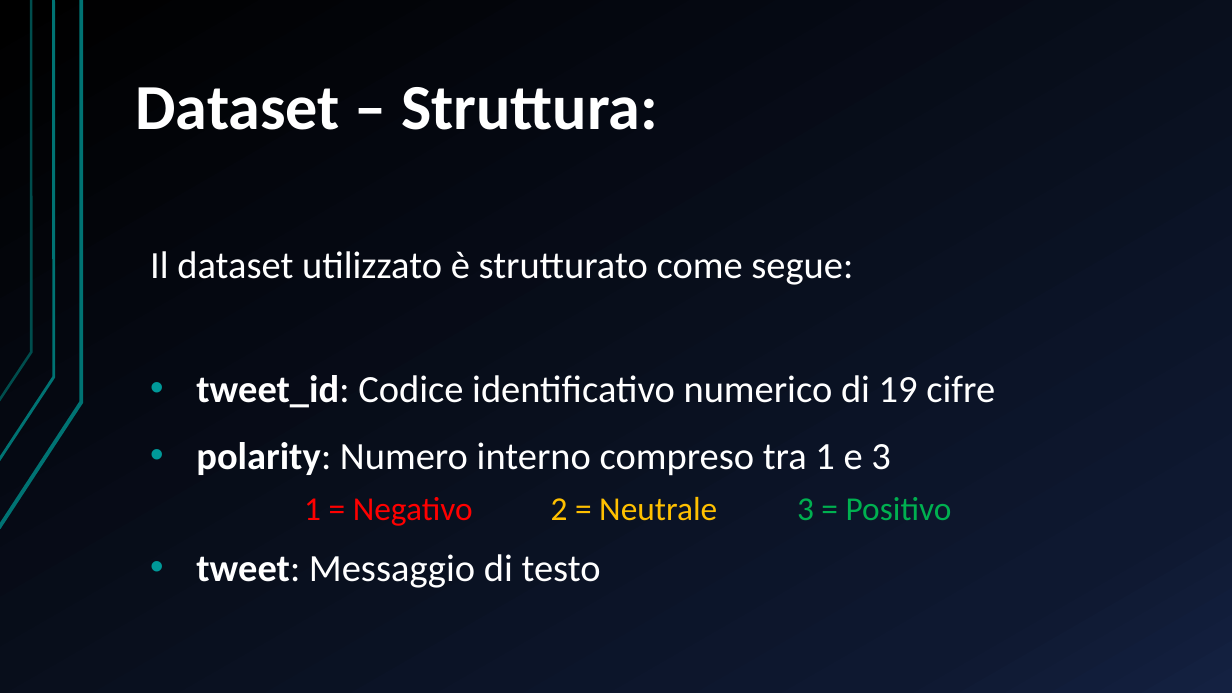
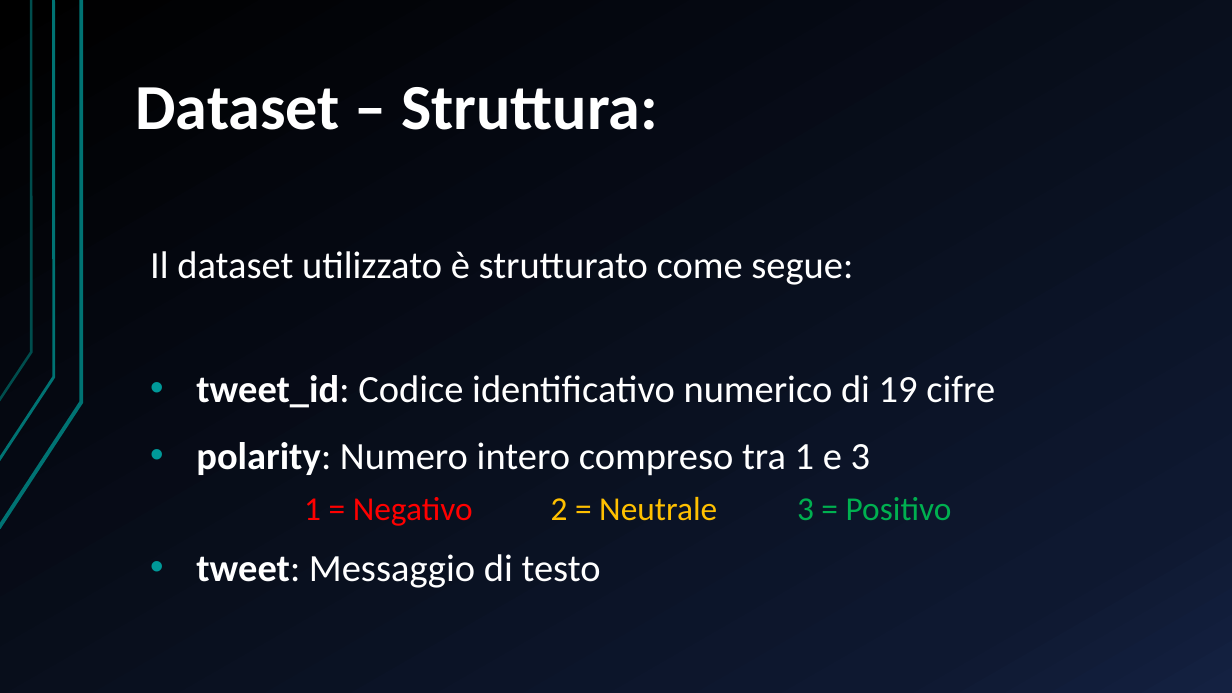
Before and after one commit to DanieleCampopiano/Semantic-Intelligence, a slide deck: slide 11 of Presentazione/Presentazione Progetto.pptx. Drawn at 1232x693 pixels with LibreOffice and Linux fonts; fonts in the diff are those of the drawing. Boxes give left, top, right and bottom in pixels: in the first picture for what was removed or moved away, otherwise in the second. Text is boxed around its words. In the diff, an @@ line names an element or a change of style, - is before the commit and + after.

```diff
--- a/Presentazione/Presentazione Progetto.pptx
+++ b/Presentazione/Presentazione Progetto.pptx
@@ text at (196,442,870,476): text changed @@
-• polarity: Numero interno compreso tra 1 e 3
+• polarity: Numero intero compreso tra 1 e 3
```
Also in this commit, not shown: 1 slide removed, 13 other files.
